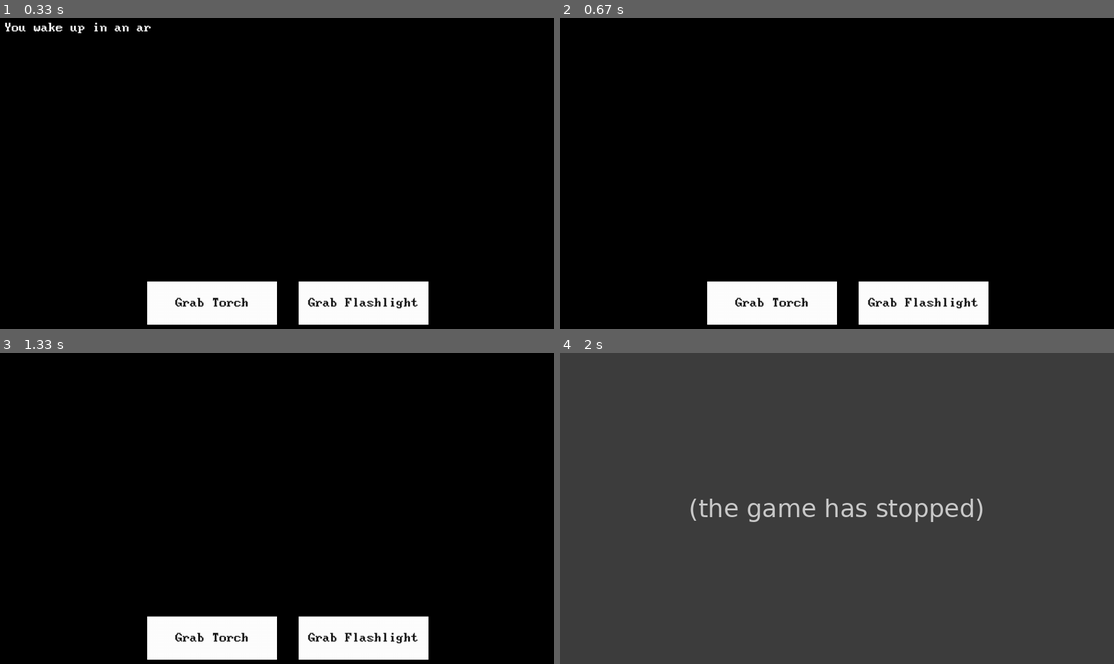
Above: before the commit, frames 1-4 (two rows, left to right).
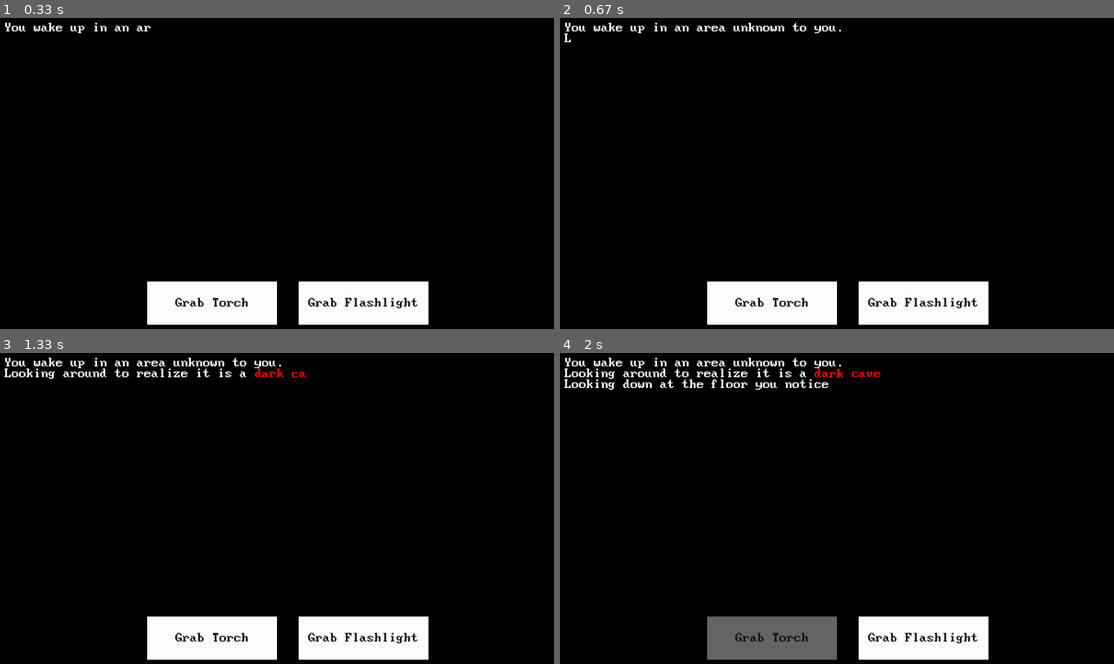
Above: after the commit, the same moments.

Repository: mortalglitch/reflections-cyoa
Game: pygame game, started from main.py
The game is run twice, just before and just after one commit, with the same random seed, the same clock (stepped at 60 frames per second) and the same inputs.
Inputs (mouse positions are in pixels of both pictures, inside the frame that each line leads up to):
- Up to frame 1 (0.33 s): no input
- Up to frame 2 (0.67 s): press the mouse at (770, 304) at 0.37 s; move the mouse to (792, 195) at 0.47 s; release the mouse at (814, 89) at 0.6 s
- Up to frame 3 (1.33 s): no input
- Up to frame 4 (2 s): press the mouse at (770, 639) at 1.7 s; move the mouse to (798, 629) at 1.8 s; release the mouse at (825, 620) at 1.93 s

Frame 1 is identical in both runs. In frame 2, 0.6% of the frame differs, in the area x 0-51%, y 1-8%; in frame 3, 1.1%; in frame 4, 100%, in the area x 0-100%, y 0-100%.
Error before the commit: ValueError: list.remove(x): x not in list (main.py line 86); the game stopped at 1.7 s (later frames are placeholders)

Commit message:
Implemented the progress_story function and added additional checks

Diff:
--- a/main.py
+++ b/main.py
@@ -12,8 +12,12 @@
 game_frame = 0
 objects = []
 current_buttons = []
-change_flag = True
 current_section = 0
+story_sections = []
+newFancyText = ""
+screen = ""
+pygFont = ""
+clicked = True
 
 
 def main():
@@ -22,6 +26,11 @@
     global current_buttons
     global change_flag
     global current_section
+    global story_sections
+    global newFancyText
+    global screen
+    global pygFont
+
     # pygame init
     pygame.init()
     screen = pygame.display.set_mode((SCREEN_WIDTH, SCREEN_HEIGHT))
@@ -37,26 +46,23 @@
     # newFancyText = FancyText(FONT, screen, test_section, objects)
 
     story_sections = story_parser(STORY)
-
+    newFancyText = FancyText(
+        FONT, screen, story_sections[current_section].text_block, objects
+    )
+    generate_buttons(
+        story_sections[current_section].choices,
+        current_buttons,
+        objects,
+        pygFont,
+        screen,
+        newFancyText,
+    )
     while True:
         for event in pygame.event.get():
             if event.type == pygame.QUIT:
                 return
         # Draw a black background
         screen.fill("black")
-        if change_flag:
-            newFancyText = FancyText(
-                FONT, screen, story_sections[current_section].text_block, objects
-            )
-            generate_buttons(
-                story_sections[current_section].choices,
-                current_buttons,
-                objects,
-                pygFont,
-                screen,
-                newFancyText,
-            )
-            change_flag = False
         for object in objects:
             object.process()
 
@@ -82,14 +88,52 @@
 
 
 def progess_story(current_choice, current_text):
+    global current_section
+    global change_flag
+    global story_sections
+    global screen
+    global objects
+    global pygFont
+    global clicked
+
+    clicked = True
+
     print(f"Choice clicked: ", current_choice)
-    objects.remove(current_text)
+    if current_text != "":
+        if current_text in objects:
+            objects.remove(current_text)
+
+    # Find target index (potential optimization point could add an inherint index to make the sections into a dictionary or something)
+    new_index = 0
+    for index, item in enumerate(story_sections):
+        if item.title == current_choice:
+            print(f"Title matched {current_choice}")
+            new_index = index
+    current_section = new_index
+    newFancyText = FancyText(
+        FONT, screen, story_sections[current_section].text_block, objects
+    )
+    if clicked:
+        generate_buttons(
+            story_sections[current_section].choices,
+            current_buttons,
+            objects,
+            pygFont,
+            screen,
+            newFancyText,
+        )
+        clicked = False
 
 
 def generate_buttons(choices, current_buttons, objects, pygFont, screen, newFancyText):
-    if current_buttons != None:
+    global clicked
+    if current_buttons != None and clicked:
         for button in current_buttons:
+            print("DEBUG")
+            print(f"Current Checked Button: {button}")
+            print(f"Objects currently : {objects}")
             objects.remove(button)
+            current_buttons.remove(button)
     offset = -300
     for choice in choices:
         newButton = Button(
@@ -101,12 +145,13 @@
             screen,
             objects,
             newFancyText,
-            False,
+            True,
             choice[0],
             progess_story,
             choice[1],
         )
         offset += 350
+        current_buttons.append(newButton)
 
 
 if __name__ == "__main__":
--- a/src/button.py
+++ b/src/button.py
@@ -41,28 +41,31 @@
 
         self.buttonSurf = font.render(buttonText, True, (20, 20, 20))
 
-        self.alreadyPress = False
+        self.alreadyPressed = False
 
         objects.append(self)
+
+    def __repr__(self):
+        return f"Button Object {self.current_text} with dataChoice {self.dataChoice}"
 
     def process(self):
         mousePos = pygame.mouse.get_pos()
         self.buttonSurface.fill(self.fillColors["normal"])
         if self.buttonRect.collidepoint(mousePos):
             self.buttonSurface.fill(self.fillColors["hover"])
+            for event in pygame.event.get():
+                if pygame.mouse.get_pressed(num_buttons=3)[0]:
+                    self.buttonSurface.fill(self.fillColors["pressed"])
 
-            if pygame.mouse.get_pressed(num_buttons=3)[0]:
-                self.buttonSurface.fill(self.fillColors["pressed"])
+                    if self.onePress:
+                        self.onclickFunction(self.dataChoice, self.current_text)
 
-                if self.onePress:
-                    self.onclickFunction(self.dataChoice, self.current_text)
+                    elif not self.alreadyPressed:
+                        self.onclickFunction(self.dataChoice, self.current_text)
+                        self.alreadyPressed = True
 
-                elif not self.alreadyPressed:
-                    self.onclickFunction(self.dataChoice, self.current_text)
-                    self.alreadyPressed = True
-
-            else:
-                self.alreadyPressed = False
+                else:
+                    self.alreadyPressed = False
 
         self.buttonSurface.blit(
             self.buttonSurf,
